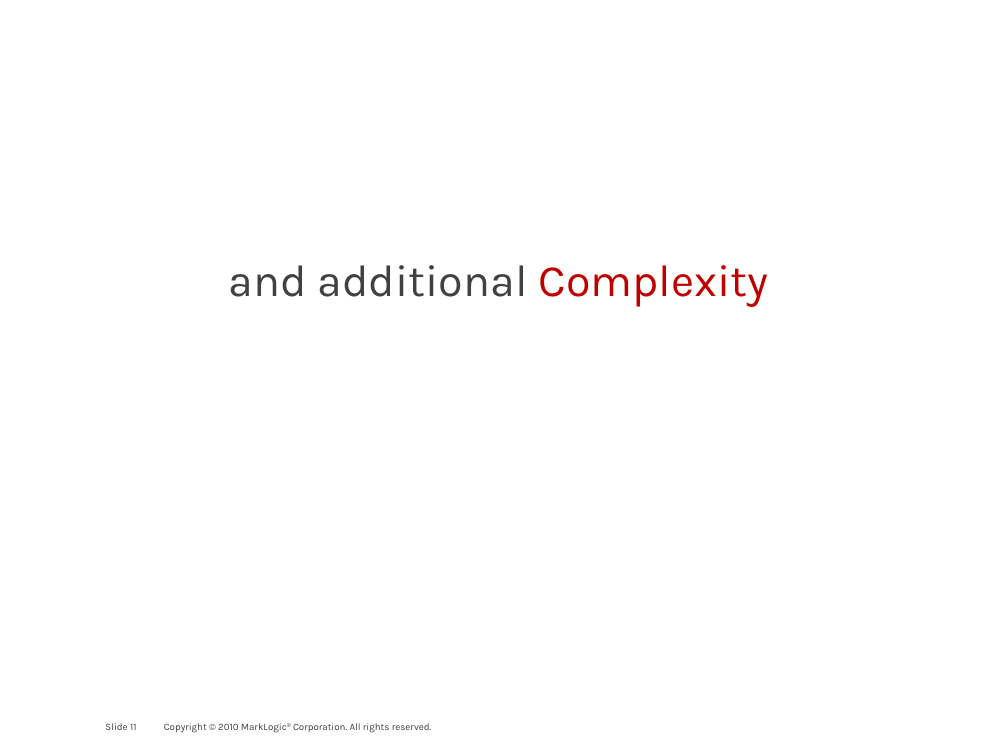
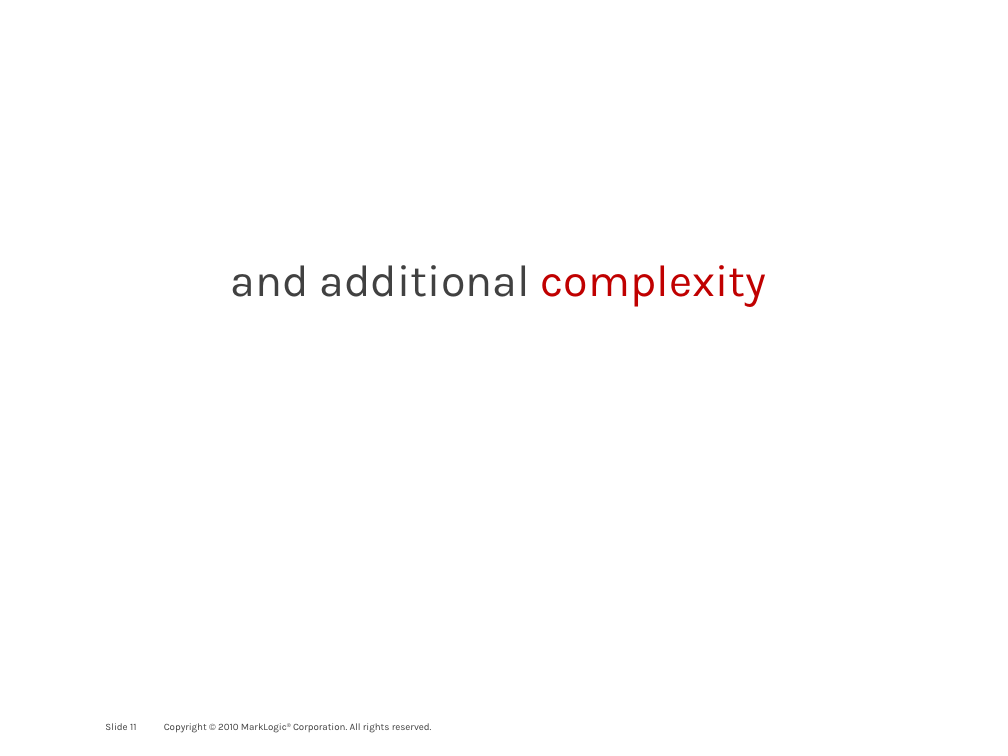
Before and after one commit to philipfennell/grasp, a slide deck: slide 11 of docs/marklogic_and_the_linked-data_connection.pptx. Drawn at 1008x756 pixels with LibreOffice and Linux fonts; fonts in the diff are those of the drawing; background and template pictures are left out. Boxes give left, top, right and bottom in pixels: in the first picture for what was removed or moved away, otherwise in the second. Text is boxed around its words. In the diff, an @@ line names an element or a change of style, - is before the commit and + after.

```diff
--- a/docs/marklogic_and_the_linked-data_connection.pptx
+++ b/docs/marklogic_and_the_linked-data_connection.pptx
@@ text at [231,265,766,307]: text changed @@
-and additional Complexity
+and additional complexity
```
Also in this commit, not shown: 2 other slides changed.
